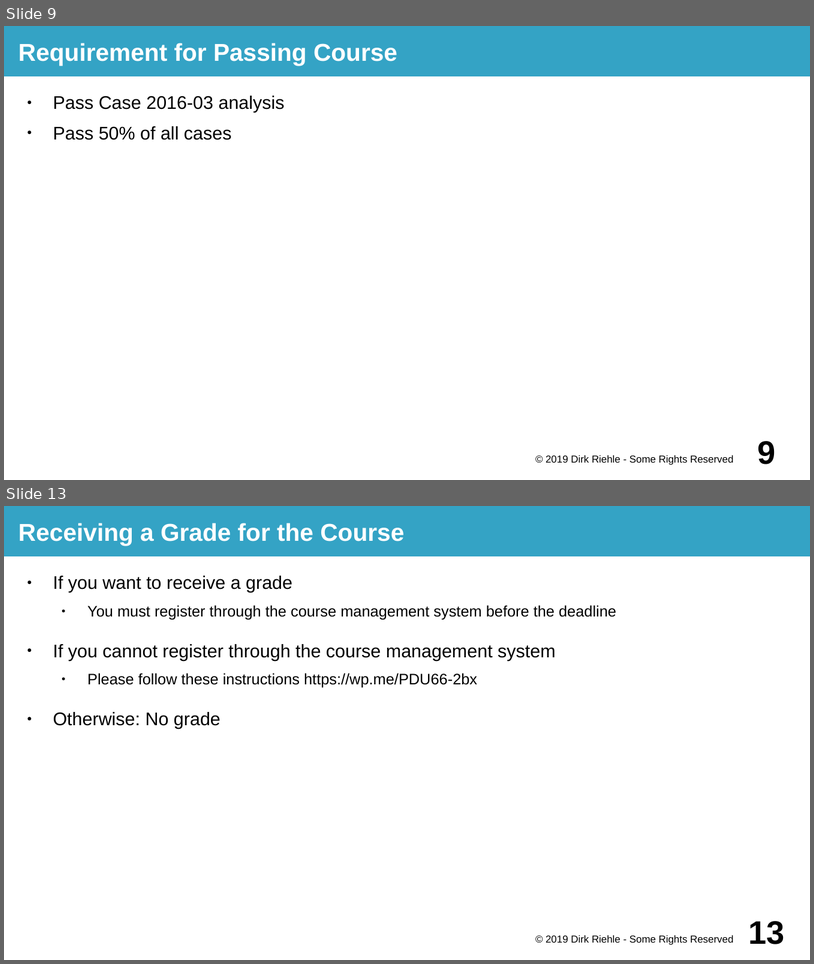
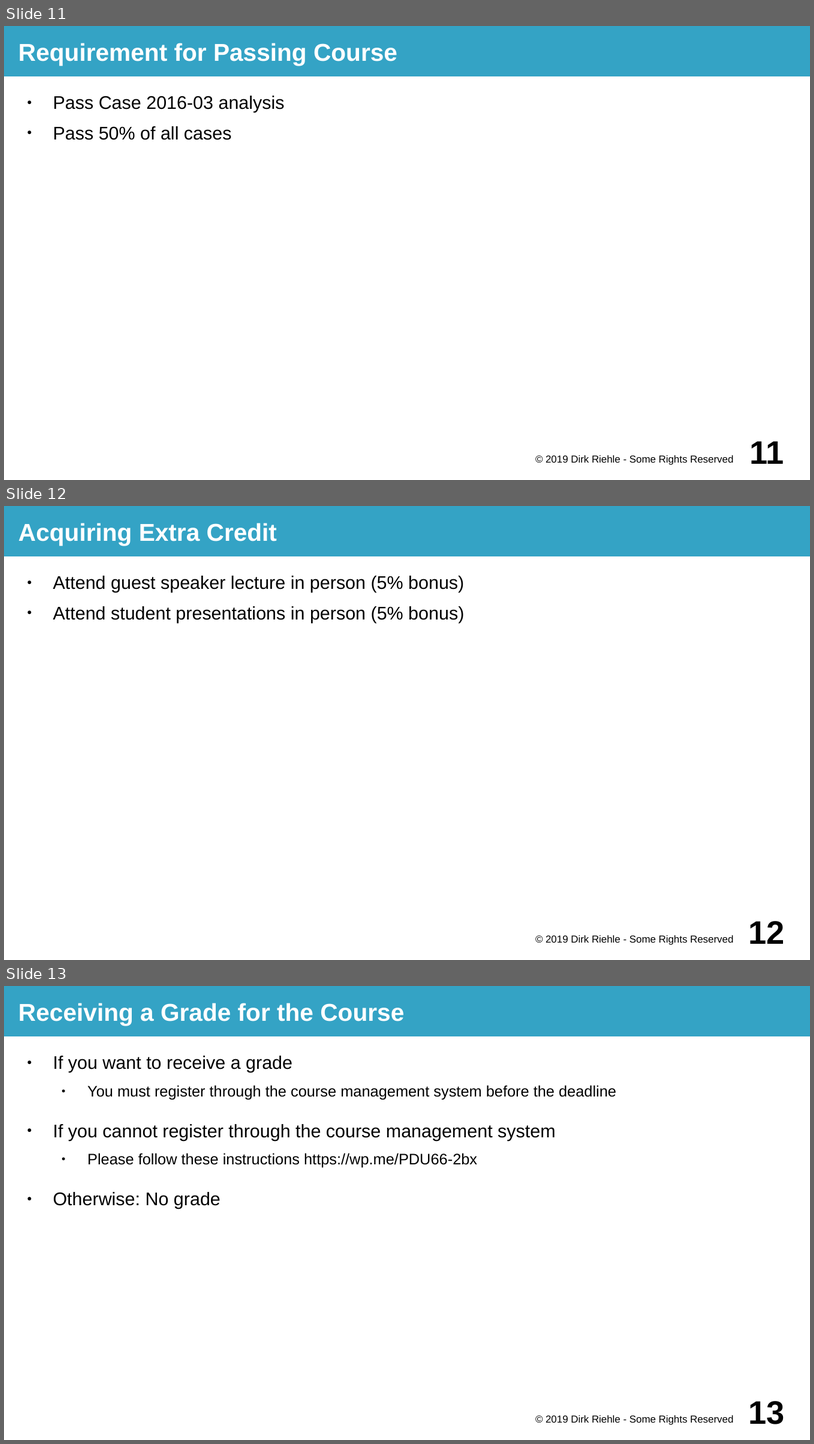
Before and after one commit to dirkriehle/prod-course, a slide deck: Lecture slides/PROD A01 - Course Introduction.odp. Shown one above the other, each under a label of ours: slides 9 and 13 before the commit, slides 11, 12 and 13 after it; the slides between them are not shown. The pictures are 814x964 and 814x1444 pixels, drawn with LibreOffice and Linux fonts; fonts in the diff are those of the drawing. Boxes give left, top, right and bottom in pixels: in the first picture for what was removed or moved away, otherwise in the second. Text is boxed around its words. In the diff, an @@ line names an element or a change of style, - is before the commit and + after.

```diff
--- a/Lecture slides/PROD A01 - Course Introduction.odp
+++ b/Lecture slides/PROD A01 - Course Introduction.odp
@@ slide 12 added at (x1=4, y1=506, x2=810, y2=960), background #FFFFFF @@
@@ title added at (x1=4, y1=506, x2=810, y2=556), fill #34A3C5, 24 pt, text #FFFFFF, bold @@
+Acquiring Extra Credit
@@ text added at (x1=53, y1=576, x2=464, y2=623), 18 pt, text #000000 @@
+● Attend guest speaker lecture in person (5% bonus)
+● Attend student presentations in person (5% bonus)
@@ text added at (x1=546, y1=934, x2=734, y2=945), 10 pt, text #000000 @@
+© 2019 Dirk Riehle - Some Rights Reserved
@@ page number added at (x1=749, y1=921, x2=785, y2=943), 32 pt, text #000000, bold @@
+12
@@ what was slide 9 is now slide 11 @@
@@ page number at (x1=750, y1=441, x2=784, y2=463): text changed @@
-9
+11
```
Also in this commit, not shown: 1 slide changed, 1 slide removed, 4 other files.
